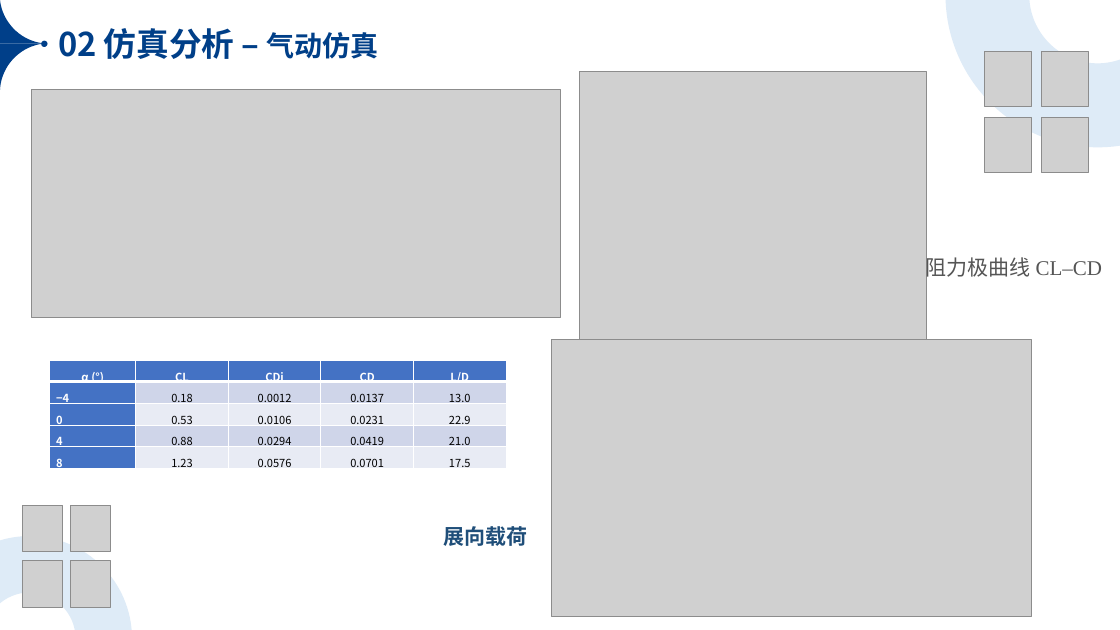
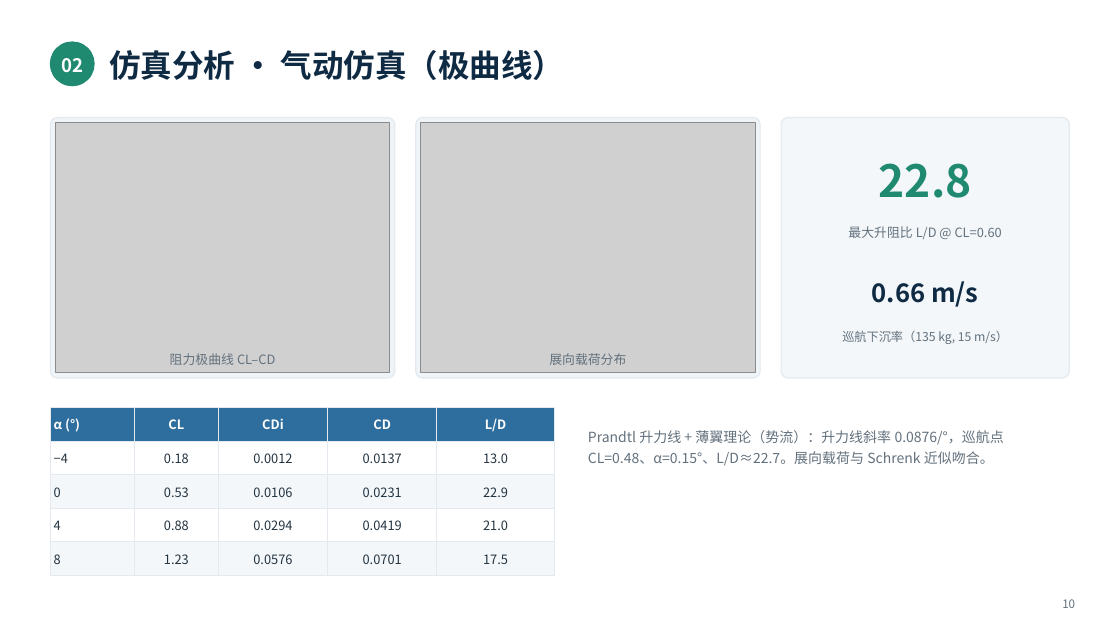
Before and after one commit to SunYifan-IrV/Aircraft_Structure_design, a slide deck: slide 10 of 05_Presentation/飞行器结构设计报告.pptx (slide 6 before the commit). Drawn at 1120x630 pixels with LibreOffice and Linux fonts; fonts in the diff are those of the drawing; grey boxes stand for pictures. Boxes give left, top, right and bottom in pixels: in the first picture for what was removed or moved away, otherwise in the second. Text is boxed around its words. In the diff, an @@ line names an element or a change of style, - is before the commit and + after.

```diff
--- a/05_Presentation/飞行器结构设计报告.pptx
+++ b/05_Presentation/飞行器结构设计报告.pptx
@@ freeform shape removed at (0,0,46,43) @@
@@ freeform shape removed at (946,0,1120,147) @@
@@ freeform shape removed at (0,44,44,90) @@
@@ ellipse removed at (41,40,48,47) @@
@@ ellipse added at (50,42,94,86), fill #1F8A70, outline #1F8A70 1 pt @@
@@ text added at (61,58,83,73), 16 pt, text #FFFFFF, bold @@
+02
@@ text at (109,50,565,80): text changed; size 28 to 27 pt; text colour #003F88 to #0F2A43 @@
-02 仿真分析 – 气动仿真
+仿真分析 · 气动仿真（极曲线）
@@ text "仿真分析 · 气动仿真（极曲线）" at (109,50,565,80): vertical alignment top to middle @@
@@ group removed at (985,51,1088,173): 4 pictures @@
@@ picture removed at (32,90,561,318) @@
@@ rounded rectangle added at (50,118,395,378), fill #EFF4F8, outline #E3E9EE 1 pt @@
@@ rounded rectangle added at (416,118,760,378), fill #EFF4F8, outline #E3E9EE 1 pt @@
@@ rounded rectangle added at (781,118,1070,378), fill #F3F7FA, outline #E3E9EE 1 pt @@
@@ picture: place and size @@
-picture at (579,72,926,344)
+picture at (55,123,390,373)
@@ picture: place and size @@
-picture at (552,339,1032,617)
+picture at (421,123,755,373)
@@ text added at (879,163,972,198), 38 pt, text #1F8A70, bold @@
+22.8
@@ text added at (848,226,1002,239), 11 pt, text #63717D @@
+最大升阻比 L/D @ CL=0.60
@@ text added at (872,281,978,307), 22 pt, text #0F2A43, bold @@
+0.66 m/s
@@ text "阻力极曲线 CL–CD": place and size @@
-text "阻力极曲线 CL–CD" at (926,255,1102,281)
+text "阻力极曲线 CL–CD" at (170,353,275,365)
@@ text "阻力极曲线 CL–CD" at (170,353,275,365): size 18 to 11 pt, font Times New Roman to Noto Sans CJK SC, text colour #555555 to #63717D; alignment left to centre; line spacing 1 to 1.12 @@
@@ text at (549,353,626,365): text changed; size 18 to 11 pt; font Times New Roman to Noto Sans CJK SC; text colour #1F4E79 to #63717D; bold off @@
-展向载荷
+展向载荷分布
@@ text added at (842,331,1008,344), 10.5 pt, text #63717D @@
+巡航下沉率（135 kg, 15 m/s）
@@ table at (50,408,555,576) @@
@@ fill #4472C4 to #2E6E9E in row 1 @@
@@ fill #4472C4 to #FFFFFF in 2 cells @@
@@ fill #CFD5EA to #FFFFFF in 8 cells @@
@@ fill #4472C4 to #F3F7FA in 2 cells @@
@@ fill #E9EBF5 to #F3F7FA in 8 cells @@
@@ size 9.5 to 11 pt @@
@@ text colour #FFFFFF to #233340, bold off in "−4", "0", "4", "8" @@
@@ text colour #000000 to #233340 in "0.18", "0.0012", "0.0137", "13.0" and 12 more places @@
@@ alignment centre to left @@
@@ line spacing 1.5 to 1 @@
@@ less space between paragraphs @@
@@ borders changed @@
@@ table: place and size @@
-table at (50,360,505,475)
+table at (50,408,555,576)
@@ text added at (588,430,1004,466), 12 pt, text #63717D @@
+Prandtl 升力线 + 薄翼理论（势流）：升力线斜率 0.0876/°，巡航点 CL=0.48、α=0.15°、L/D≈22.7。展向载荷与 Schrenk 近似吻合。
@@ group removed at (23,505,110,607): 4 pictures @@
@@ freeform shape removed at (0,536,132,630) @@
@@ text added at (1062,599,1075,608), 10 pt, text #63717D @@
+10
```
Also in this commit, not shown: 3 other slides changed, 9 slides added, 5 slides removed, 4 other files.
